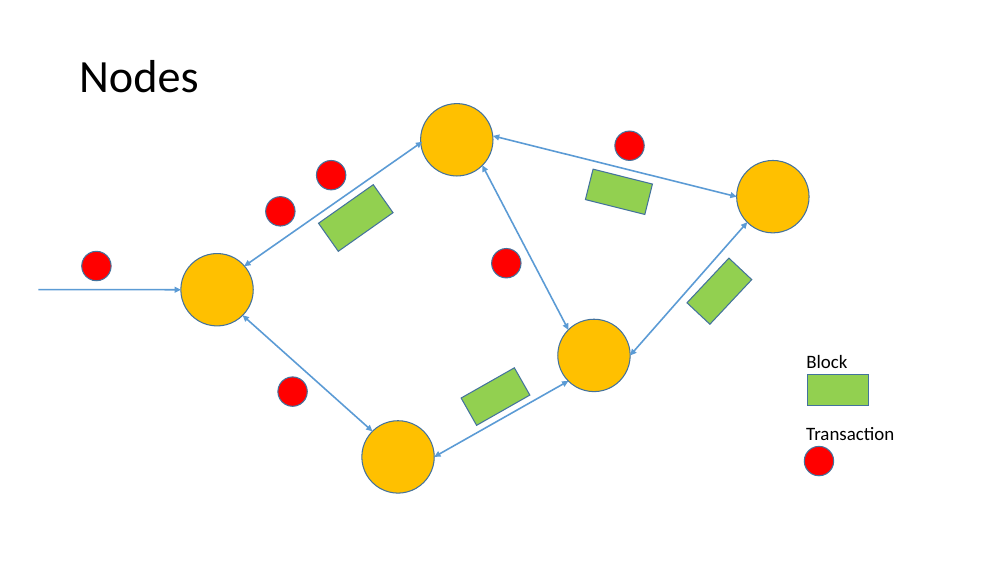
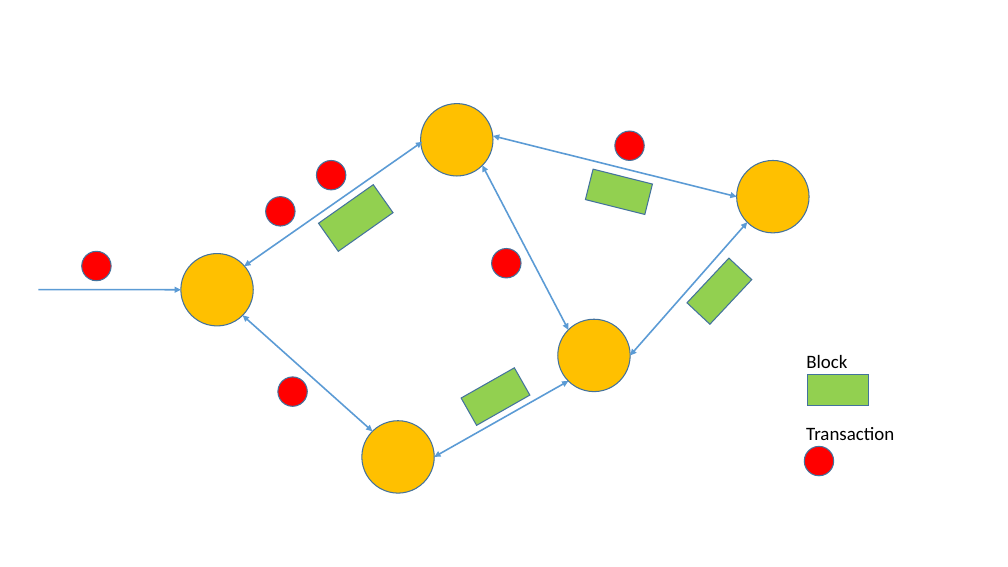
Before and after one commit to ajlopez/Talks, a slide deck: slide 6 of ConnBlockchains/images/BlockchainImages.pptx. Drawn at 1008x567 pixels with LibreOffice and Linux fonts; fonts in the diff are those of the drawing. Boxes give left, top, right and bottom in pixels: in the first picture for what was removed or moved away, otherwise in the second. Text is boxed around its words. In the diff, an @@ line names an element or a change of style, - is before the commit and + after.

```diff
--- a/ConnBlockchains/images/BlockchainImages.pptx
+++ b/ConnBlockchains/images/BlockchainImages.pptx
@@ title removed at [79,60,198,93] @@
-Nodes
```
Also in this commit, not shown: 1 slide added.
